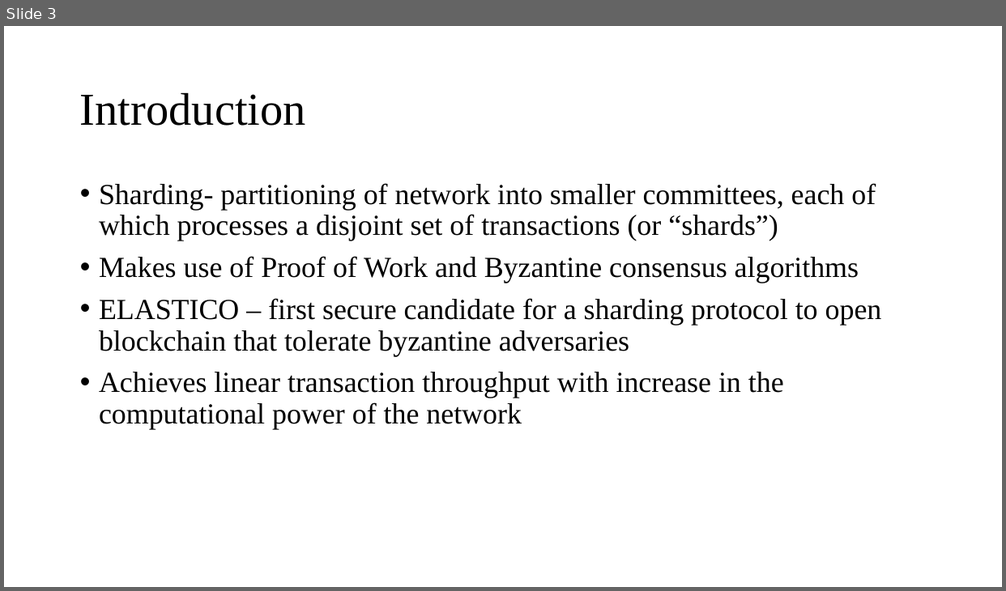
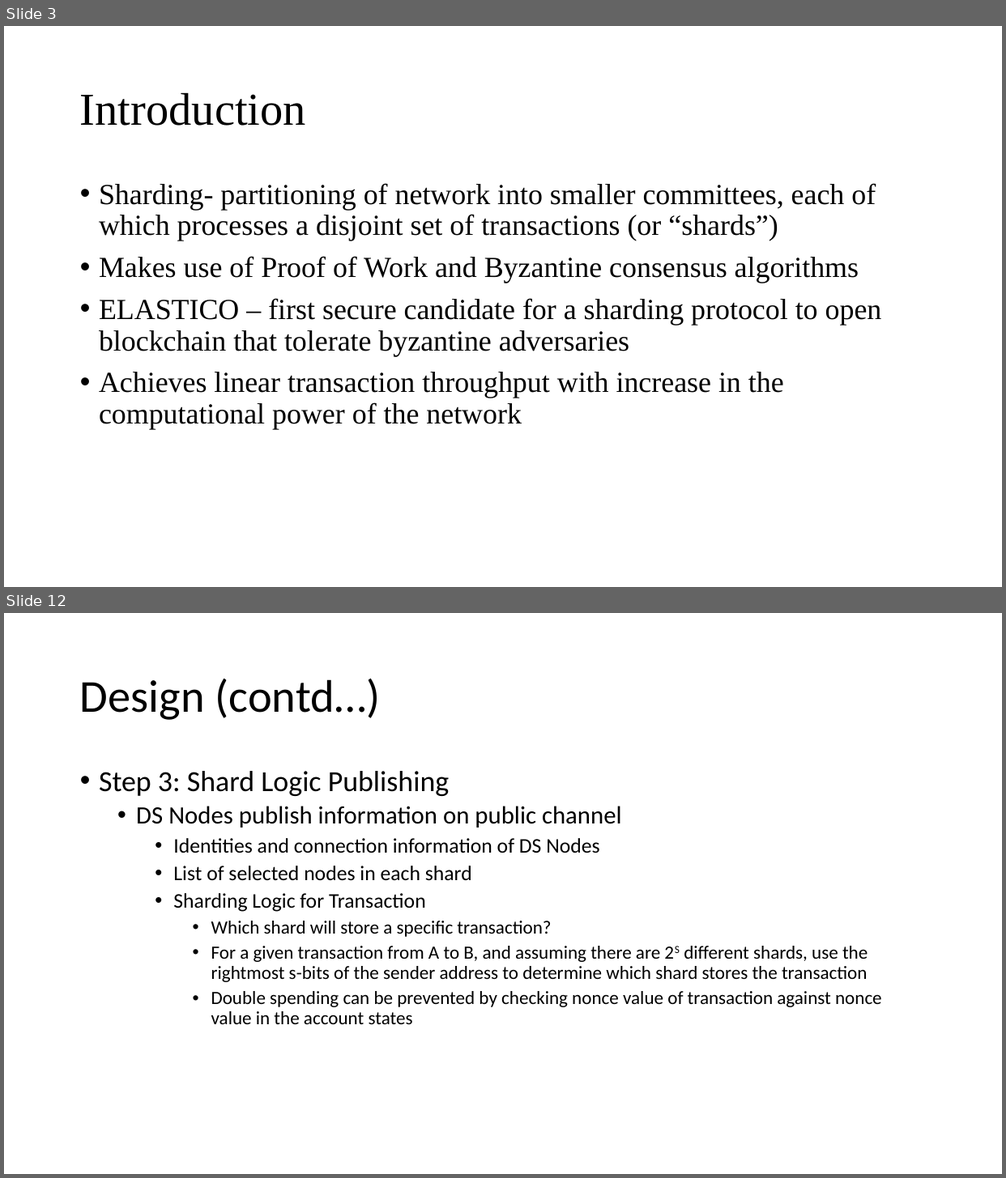
Before and after one commit to Tsajan/2018FallSemPOSTECH, a slide deck: CSED601 Dependable Computing/Sharding.pptx. Shown one above the other, each under a label of ours: slide 3 before the commit, slides 3 and 12 after it; the slides between them are not shown. The pictures are 1006x591 and 1006x1178 pixels, drawn with LibreOffice and Linux fonts; fonts in the diff are those of the drawing. Boxes give left, top, right and bottom in pixels: in the first picture for what was removed or moved away, otherwise in the second. Text is boxed around its words. In the diff, an @@ line names an element or a change of style, - is before the commit and + after.

```diff
--- a/CSED601 Dependable Computing/Sharding.pptx
+++ b/CSED601 Dependable Computing/Sharding.pptx
@@ slide 12 added at bbox=[4, 613, 1002, 1174], background #FFFFFF @@
@@ title added at bbox=[80, 679, 381, 720], 44 pt, text #000000 @@
+Design (contd…)
@@ text added at bbox=[99, 771, 882, 1024], 18 pt, text #000000 @@
+• Step 3: Shard Logic Publishing
+  • DS Nodes publish information on public channel
+    • Identities and connection information of DS Nodes
+    • List of selected nodes in each shard
+    • Sharding Logic for Transaction
+      • Which shard will store a specific transaction?
+      • For a given transaction from A to B, and assuming there are 2S different shards, use the rightmost s-bits of the sender address to determine which shard stores the transaction
+      • Double spending can be prevented by checking nonce value of transaction against nonce value in the account states
```
Also in this commit, not shown: 5 slides changed, 8 other slides added, 1 slide removed, 4 other files.
